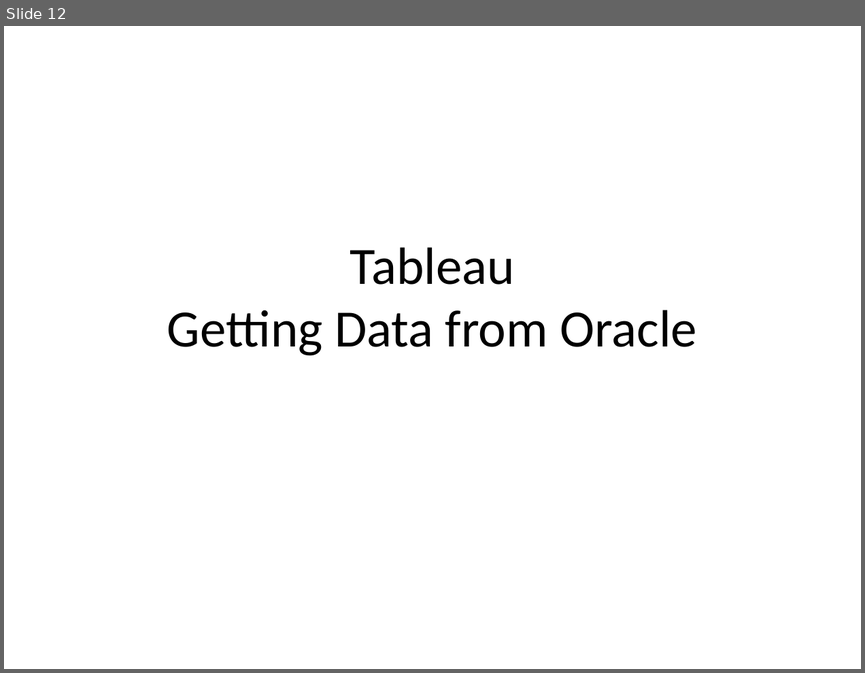
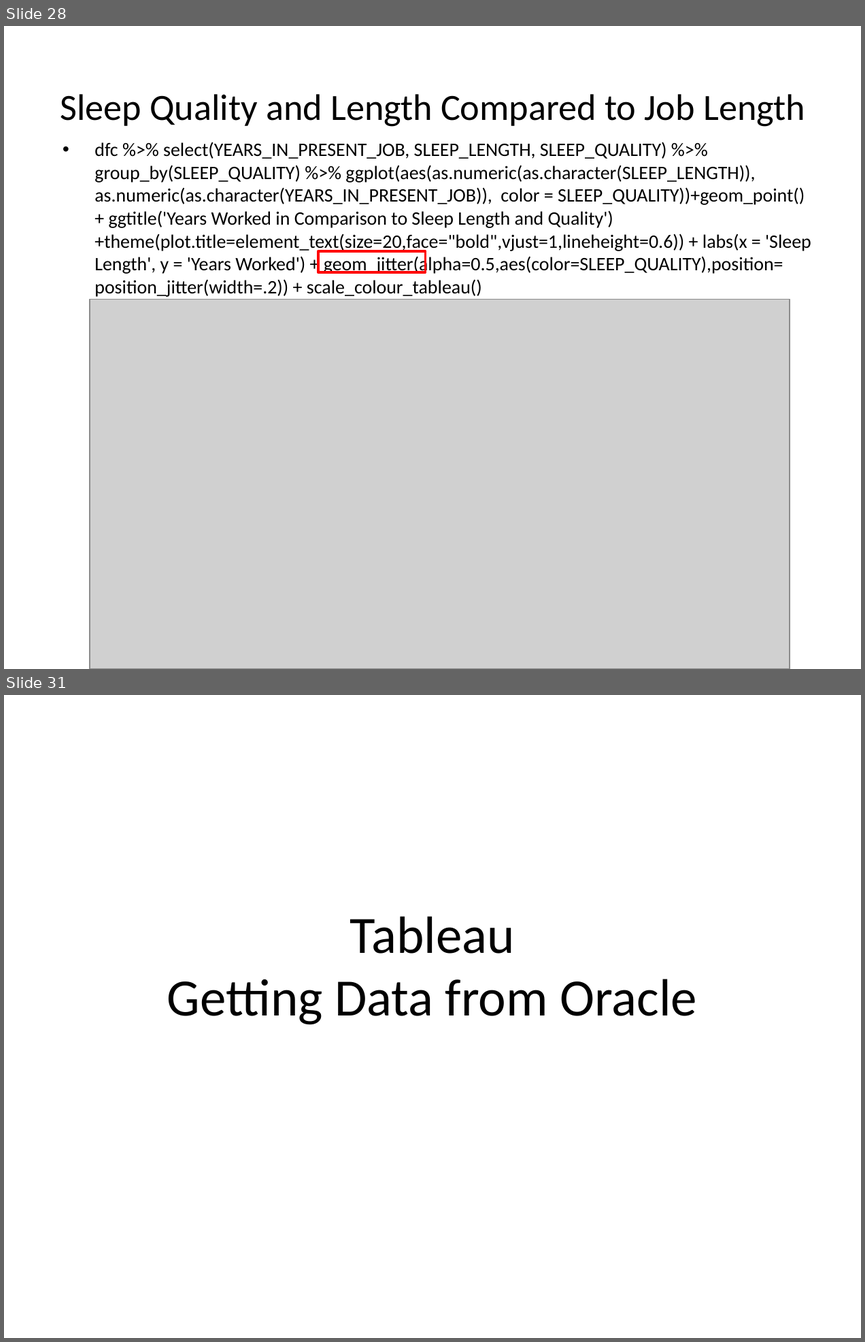
Before and after one commit to andreanc223/DV_FinalProject, a slide deck: 00 Doc/Presentation.pptx. Shown one above the other, each under a label of ours: slide 12 before the commit, slides 28 and 31 after it; the slides between them are not shown. The pictures are 865x673 and 865x1342 pixels, drawn with LibreOffice and Linux fonts; fonts in the diff are those of the drawing; grey boxes stand for pictures. Boxes give left, top, right and bottom in pixels: in the first picture for what was removed or moved away, otherwise in the second. Text is boxed around its words. In the diff, an @@ line names an element or a change of style, - is before the commit and + after.

```diff
--- a/00 Doc/Presentation.pptx
+++ b/00 Doc/Presentation.pptx
@@ slide 28 added at (4, 26, 861, 669), background #FFFFFF @@
@@ title added at (60, 94, 805, 127), 31 pt, text #000000 @@
+Sleep Quality and Length Compared to Job Length
@@ text added at (94, 142, 811, 297), 16 pt, text #000000 @@
+• dfc %>% select(YEARS_IN_PRESENT_JOB, SLEEP_LENGTH, SLEEP_QUALITY) %>% group_by(SLEEP_QUALITY) %>% ggplot(aes(as.numeric(as.character(SLEEP_LENGTH)), as.numeric(as.character(YEARS_IN_PRESENT_JOB)), color = SLEEP_QUALITY))+geom_point() + ggtitle('Years Worked in Comparison to Sleep Length and Quality') +theme(plot.title=element_text(size=20,face="bold",vjust=1,lineheight=0.6)) + labs(x = 'Sleep Length', y = 'Years Worked') + geom_jitter(alpha=0.5,aes(color=SLEEP_QUALITY),position= position_jitter(width=.2)) + scale_colour_tableau()
@@ rectangle added at (318, 250, 426, 272), outline #FF0000 2 pt @@
@@ picture added at (90, 299, 789, 669) @@
@@ what was slide 12 is now slide 31 @@
```
Also in this commit, not shown: 18 other slides added, 8 other files.
